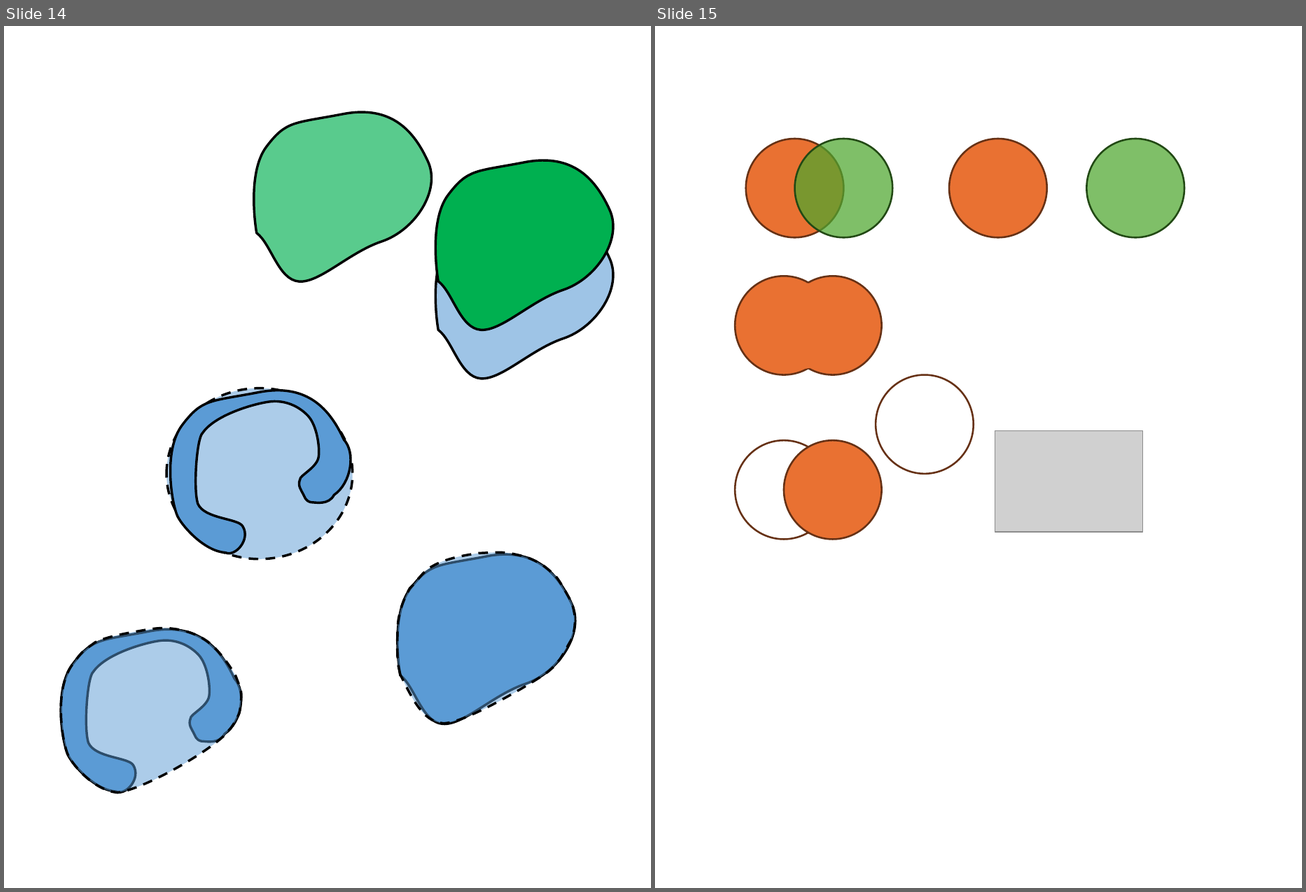
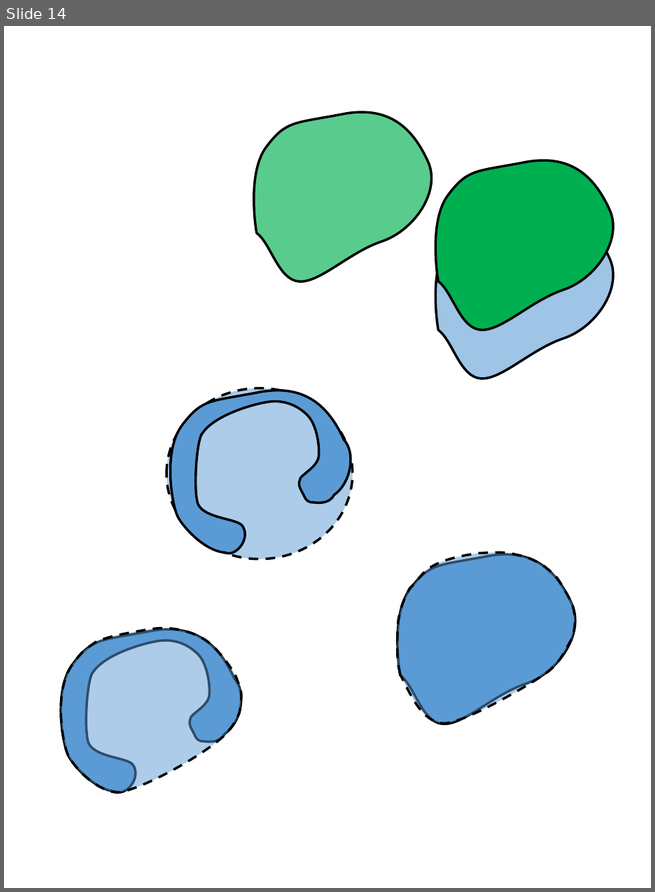
Before and after one commit to GregSal/StructureRelations, a slide deck: src/Images/2D Relations/Relation Images.pptx. Shown side by side, each under a label of ours: slides 14 and 15 before the commit, slide 14 after it. The pictures are 1306x892 and 655x892 pixels, drawn with LibreOffice and Linux fonts; fonts in the diff are those of the drawing; grey boxes stand for pictures. Boxes give left, top, right and bottom in pixels: in the first picture for what was removed or moved away, otherwise in the second. Text is boxed around its words. In the diff, an @@ line names an element or a change of style, - is before the commit and + after.

```diff
--- a/src/Images/2D Relations/Relation Images.pptx
+++ b/src/Images/2D Relations/Relation Images.pptx
@@ slide 15 removed at bbox=[655, 26, 1302, 888], background #FFFFFF @@
@@ ellipse removed at bbox=[745, 139, 843, 238] @@
@@ ellipse removed at bbox=[795, 139, 892, 238] @@
@@ ellipse removed at bbox=[949, 139, 1046, 238] @@
@@ ellipse removed at bbox=[1086, 139, 1183, 238] @@
@@ ellipse removed at bbox=[735, 276, 833, 375] @@
@@ ellipse removed at bbox=[784, 276, 881, 375] @@
@@ ellipse removed at bbox=[751, 283, 848, 369] @@
@@ ellipse removed at bbox=[875, 375, 973, 475] @@
@@ ellipse removed at bbox=[735, 441, 833, 540] @@
@@ ellipse removed at bbox=[784, 441, 881, 540] @@
@@ picture removed at bbox=[995, 431, 1143, 532] @@
```
Also in this commit, not shown: 1 slide added, 1 other file.
